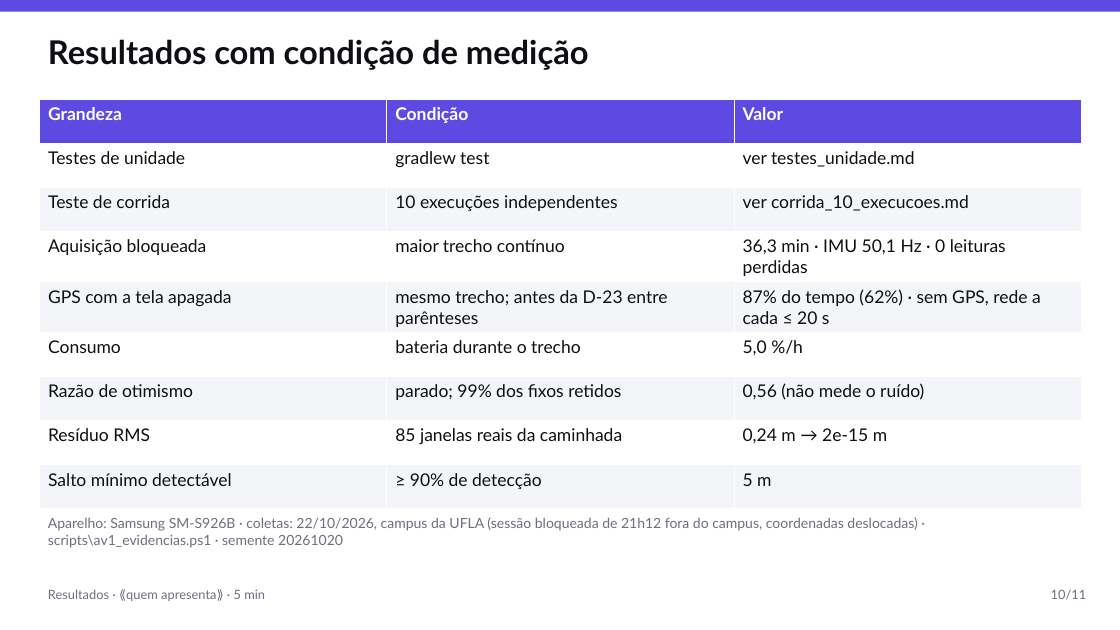
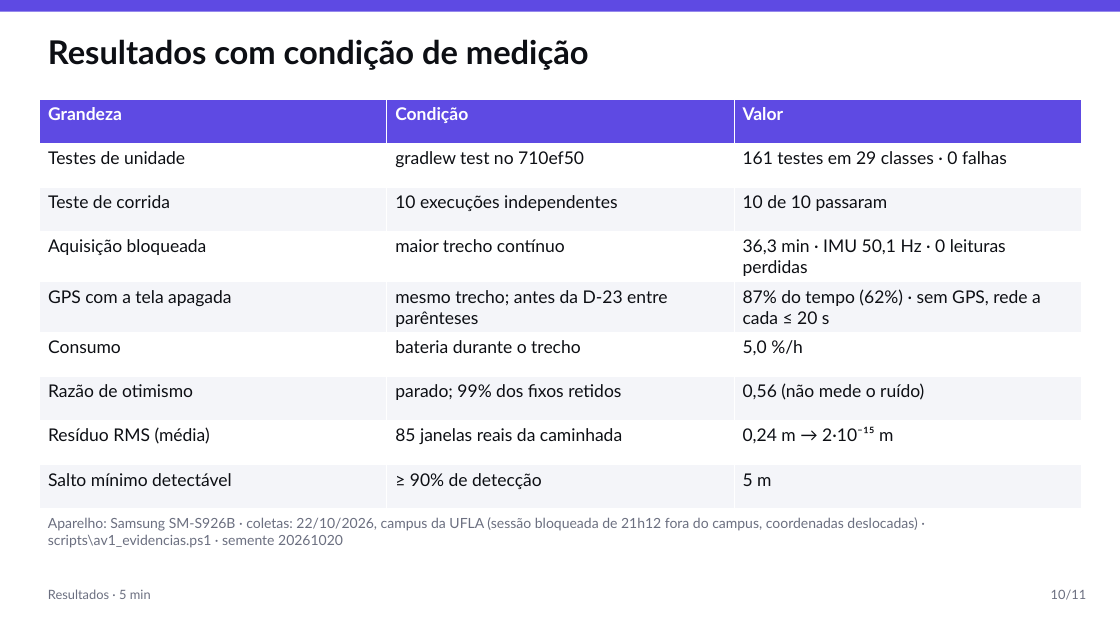
Before and after one commit to AlphaFNTZ/rastro, a slide deck: slide 10 of docs/presentations/apresentacao_I_AV1.pptx. Drawn at 1120x630 pixels with LibreOffice and Linux fonts; fonts in the diff are those of the drawing. Boxes give left, top, right and bottom in pixels: in the first picture for what was removed or moved away, otherwise in the second. Text is boxed around its words. In the diff, an @@ line names an element or a change of style, - is before the commit and + after.

```diff
--- a/docs/presentations/apresentacao_I_AV1.pptx
+++ b/docs/presentations/apresentacao_I_AV1.pptx
@@ table at box(39, 99, 1081, 496) @@
-row 2, column 2: gradlew test
+row 2, column 2: gradlew test no 710ef50
-row 2, column 3: ver testes_unidade.md
+row 2, column 3: 161 testes em 29 classes · 0 falhas
-row 3, column 3: ver corrida_10_execucoes.md
+row 3, column 3: 10 de 10 passaram
-row 8, column 1: Resíduo RMS
+row 8, column 1: Resíduo RMS (média)
-row 8, column 3: 0,24 m → 2e-15 m
+row 8, column 3: 0,24 m → 2·10⁻¹⁵ m
@@ text at box(48, 589, 151, 599): text changed @@
-Resultados · ⟪quem apresenta⟫ · 5 min
+Resultados · 5 min
```
Also in this commit, not shown: 9 other slides changed, 8 other files.
